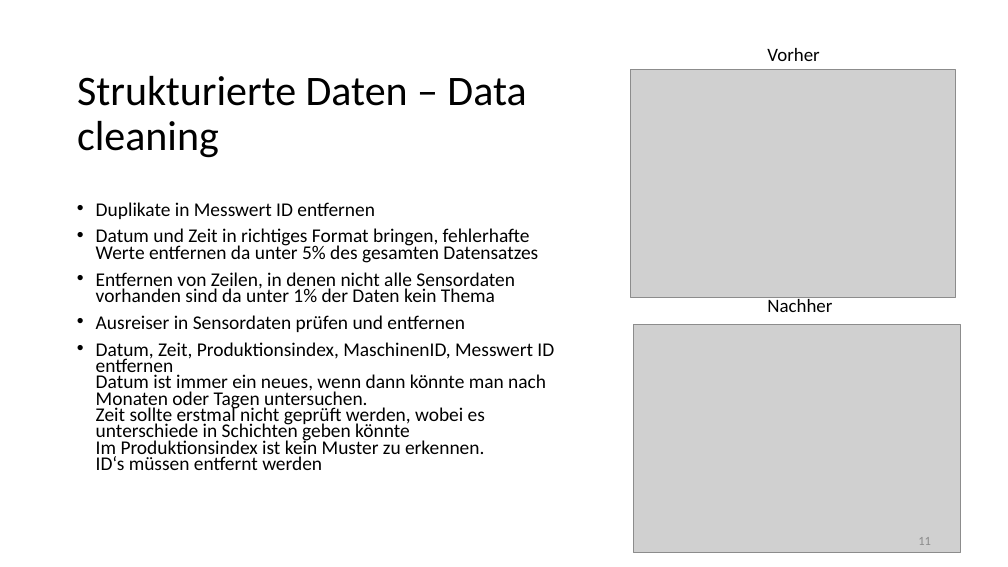
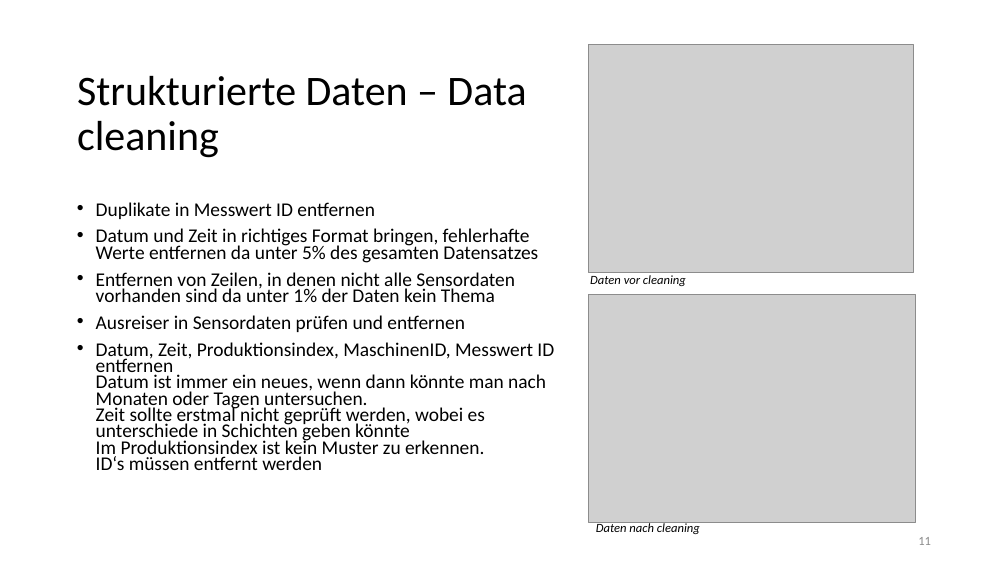
Before and after one commit to Flitschi7/big-data-management, a slide deck: slide 11 of Organisational/Dokumentation HHZ Rocket Project.pptx. Drawn at 1008x567 pixels with LibreOffice and Linux fonts; fonts in the diff are those of the drawing; grey boxes stand for pictures. Boxes give left, top, right and bottom in pixels: in the first picture for what was removed or moved away, otherwise in the second. Text is boxed around its words. In the diff, an @@ line names an element or a change of style, - is before the commit and + after.

```diff
--- a/Organisational/Dokumentation HHZ Rocket Project.pptx
+++ b/Organisational/Dokumentation HHZ Rocket Project.pptx
@@ picture: place and size @@
-picture at [631, 70, 955, 298]
+picture at [588, 45, 913, 273]
@@ text removed at [767, 48, 819, 61] @@
-Vorher
@@ picture: place and size @@
-picture at [633, 324, 960, 553]
+picture at [588, 294, 915, 523]
@@ text added at [590, 275, 686, 286], 12 pt, text #000000, italic @@
+Daten vor cleaning
@@ text removed at [767, 296, 832, 312] @@
-Nachher
@@ text added at [596, 522, 700, 534], 12 pt, text #000000, italic @@
+Daten nach cleaning
```
Also in this commit, not shown: 14 other slides changed.
